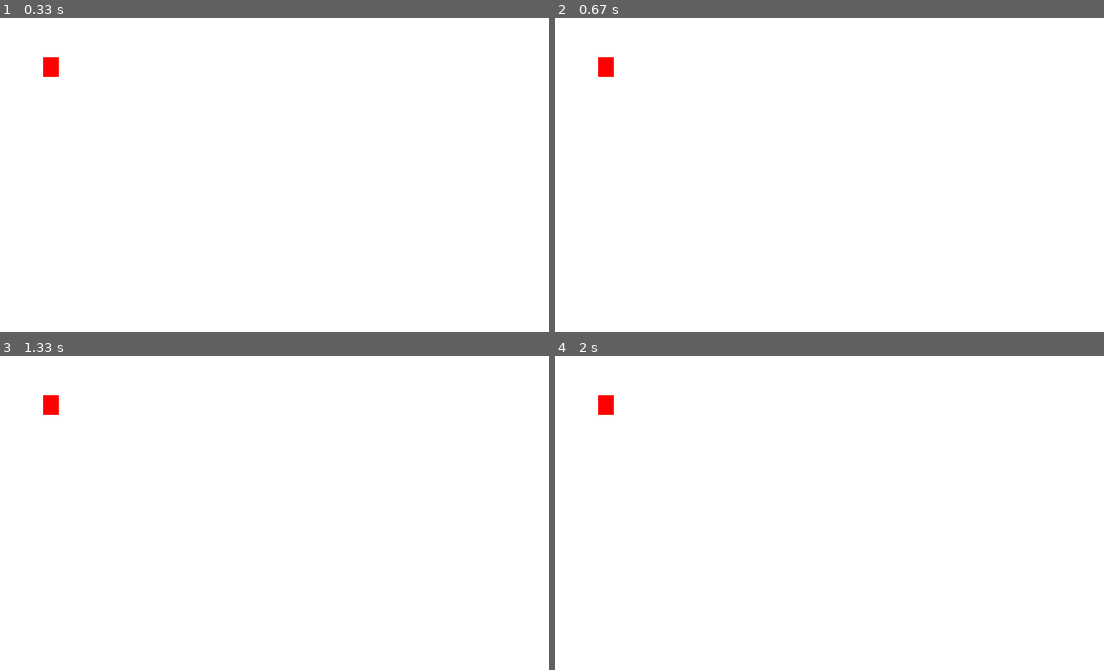
Above: before the commit, frames 1-4 (two rows, left to right).
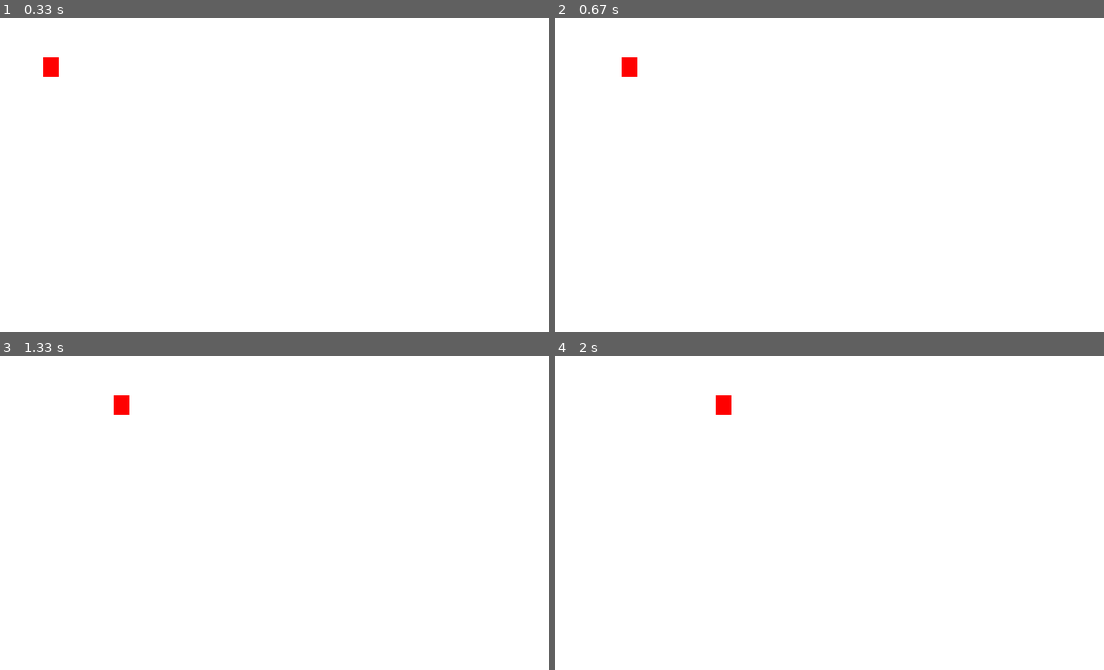
Above: after the commit, the same moments.

Repository: dc-turnbullo/turnbullo-python-classwork
Game: pygame game, started from pygame_practice/pygameclasstest.py
Same seed, same stepped clock (60 frames per second), same inputs: the game is played once before the commit and once after it.
Inputs (mouse positions are in pixels of both pictures, inside the frame that each line leads up to):
- Up to frame 1 (0.33 s): no input
- Up to frame 2 (0.67 s): click (829, 175) at 0.38 s
- Up to frame 3 (1.33 s): click (279, 531) at 0.72 s; click (104, 465) at 1.05 s
- Up to frame 4 (2 s): click (1032, 622) at 1.38 s; click (840, 406) at 1.72 s

Frame 1 is identical in both runs. In frame 2, 0.4% of the frame differs, in the area x 7-15%, y 12-19%; in frame 3, 0.4%; in frame 4, 0.4%.

Commit message:
something

Diff:
--- a/pygame_practice/pygameclasstest.py
+++ b/pygame_practice/pygameclasstest.py
@@ -15,6 +15,7 @@
 brx = 20
 bry = 25
 movement= 10
+movementy = 10
 while not done:
     for event in pygame.event.get():
         if event.type == pygame.QUIT:
@@ -22,8 +23,22 @@
     clock.tick(fps)
     screen.fill(white)
     pygame.draw.rect(screen, red, [rtx, rty, brx, bry], 0)
+    if event.type == pygame.MOUSEBUTTONDOWN:
+        rtx +=movement
     if event.type == pygame.KEYDOWN:
-        rtx +=movement
-    if rtx >= 700 or rtx <= 0:
+        rty +=movementy
+    if rtx >= 680 or rtx <= 0:
         movement = movement * -1
+        brx += 5
+        if movement < 0:
+            movement -=1
+        else:
+            movement +=1
+    if rty <=0 or rty >= 390:
+        movementy *= -1
+        bry += 5
+        if movementy < 0:
+            movementy -=1
+        else:
+            movementy +=1
     pygame.display.flip()
